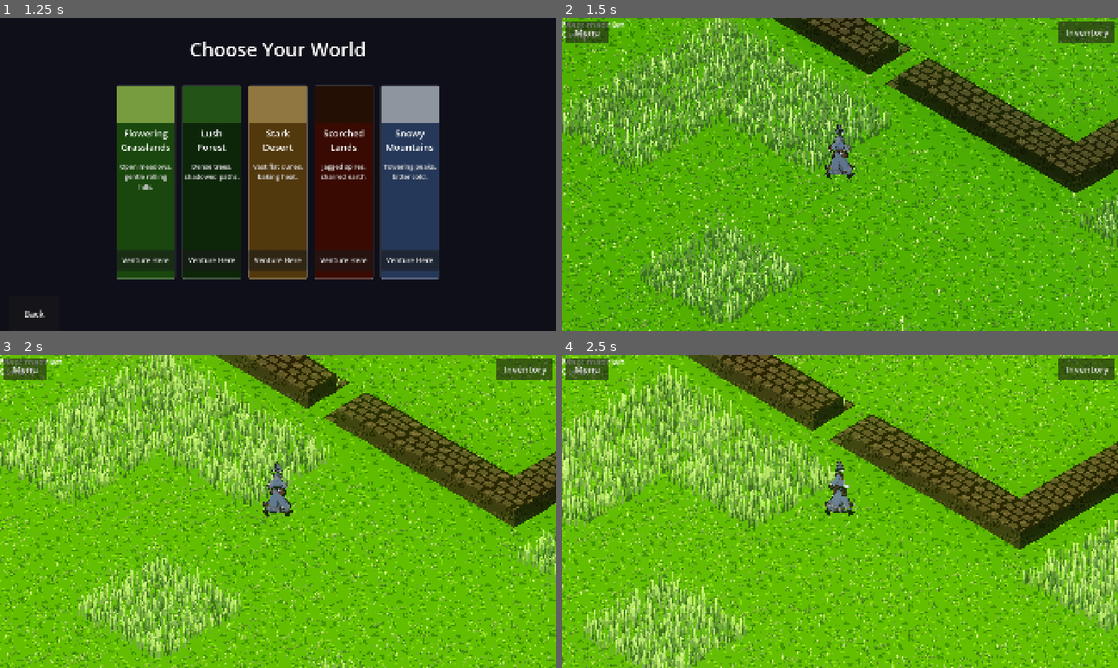
Above: before the commit, frames 1-4 (two rows, left to right).
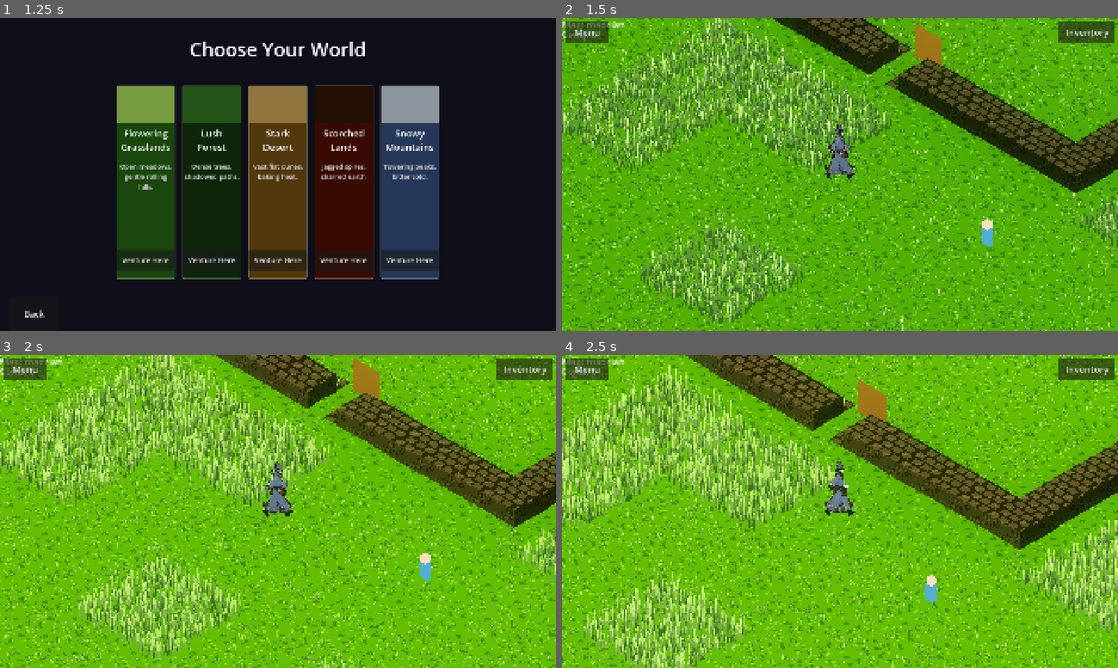
Above: after the commit, the same moments.

Repository: ChrisPauly97/pear-pudding-godot
Game: Godot game, scene res://scenes/ui/MenuScene.tscn
The game is run twice, just before and just after one commit, with the same random seed, the same clock (stepped at 60 frames per second) and the same inputs.
Inputs (mouse positions are in pixels of both pictures, inside the frame that each line leads up to):
- Up to frame 1 (1.25 s): click "New Game" at 0.5 s
- Up to frame 2 (1.5 s): click "Venture Here" at 1.25 s
- Up to frame 3 (2 s): no input
- Up to frame 4 (2.5 s): tap Enter at 2 s; move the mouse to (962, 495) at 2.02 s; hold D (move_right) from 2.03 s (still down); hold E (interact) from 2.03 s (still down); click (962, 495) at 2.17 s; tap Space (jump) at 2.27 s

Frame 1 is identical in both runs. In frame 2, 0.6% of the frame differs, in the area x 63-78%, y 2-73%; in frame 3, 0.6%; in frame 4, 0.6%, in the area x 53-68%, y 8-80%.

Commit message:
Fix entity positions: multiply tile coords by TILE_SIZE on load
WorldMap.load_from_file was storing entity x/z as raw tile integers,
but get_chunk_data filters by world coords and ChunkRenderer places
entities at world coords — so all entities spawned at half position.

Fix: multiply all entity x/z by TILE_SIZE (2.0) on load; divide back
by TILE_SIZE in save_to_file so map files remain in tile coordinates.

Also correct main.txt and house_1.txt entity positions which were
accidentally placed to compensate for the old bug.

https://claude.ai/code/session_011pqahtbHE3GyY1EScE2xLn

Diff:
--- a/game_logic/world/WorldMap.gd
+++ b/game_logic/world/WorldMap.gd
@@ -168,11 +168,11 @@
 		f.store_line("SPAWN %d %d" % [player_spawn_x, player_spawn_z])
 
 	for e in enemies:
-		f.store_line("ENEMY %d %d" % [int(e["x"]), int(e["z"])])
+		f.store_line("ENEMY %d %d" % [int(e["x"] / TILE_SIZE), int(e["z"] / TILE_SIZE)])
 
 	for c in chests:
 		var card_str := ",".join(c.get("card_ids", []))
-		f.store_line("CHEST %d %d %s" % [int(c["x"]), int(c["z"]), card_str])
+		f.store_line("CHEST %d %d %s" % [int(c["x"] / TILE_SIZE), int(c["z"] / TILE_SIZE), card_str])
 
 	for d in doors:
 		var target: String = d.get("target_map", "")
@@ -180,9 +180,9 @@
 			target = "__exit__"
 		var tdoor: String = d.get("target_door_id", "")
 		if tdoor.is_empty():
-			f.store_line("DOOR %d %d %s" % [int(d["x"]), int(d["z"]), target])
+			f.store_line("DOOR %d %d %s" % [int(d["x"] / TILE_SIZE), int(d["z"] / TILE_SIZE), target])
 		else:
-			f.store_line("DOOR %d %d %s %s" % [int(d["x"]), int(d["z"]), target, tdoor])
+			f.store_line("DOOR %d %d %s %s" % [int(d["x"] / TILE_SIZE), int(d["z"] / TILE_SIZE), target, tdoor])
 
 	f.close()
 
@@ -236,8 +236,8 @@
 				var etype: String = parts[3] if parts.size() >= 4 else "undead_basic"
 				enemies.append({
 					"id": "enemy_%d" % uid_counter,
-					"x": float(parts[1]),
-					"z": float(parts[2]),
+					"x": float(parts[1]) * TILE_SIZE,
+					"z": float(parts[2]) * TILE_SIZE,
 					"alive": true,
 					"tracking": true,
 					"enemy_type": etype,
@@ -253,8 +253,8 @@
 					card_ids_arr.append(cid.strip_edges())
 				chests.append({
 					"id": "chest_%d" % uid_counter,
-					"x": float(parts[1]),
-					"z": float(parts[2]),
+					"x": float(parts[1]) * TILE_SIZE,
+					"z": float(parts[2]) * TILE_SIZE,
 					"card_ids": card_ids_arr,
 					"opened": false
 				})
@@ -266,8 +266,8 @@
 				var dialogue: String = parts[3] if parts.size() >= 4 else "..."
 				npcs.append({
 					"id": "npc_%d" % uid_counter,
-					"x": float(parts[1]),
-					"z": float(parts[2]),
+					"x": float(parts[1]) * TILE_SIZE,
+					"z": float(parts[2]) * TILE_SIZE,
 					"dialogue": dialogue,
 				})
 
@@ -281,8 +281,8 @@
 				var tdoor: String = parts[4] if parts.size() >= 5 else ""
 				doors.append({
 					"id": "door_%d" % uid_counter,
-					"x": float(parts[1]),
-					"z": float(parts[2]),
+					"x": float(parts[1]) * TILE_SIZE,
+					"z": float(parts[2]) * TILE_SIZE,
 					"target_map": target,
 					"target_door_id": tdoor
 				})
Not shown, changed: assets/maps/house_1.txt
Not shown, changed: assets/maps/main.txt
